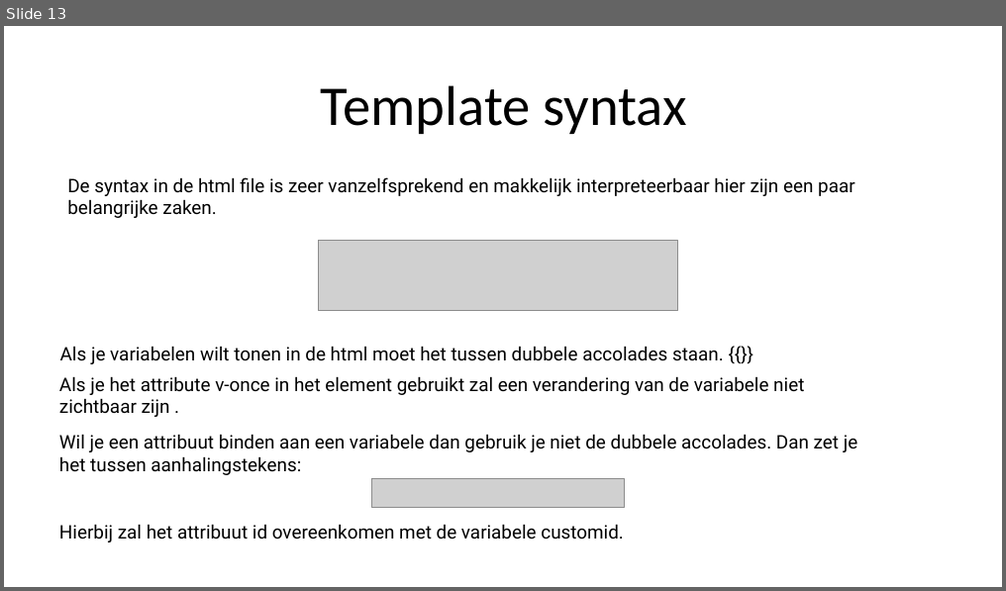
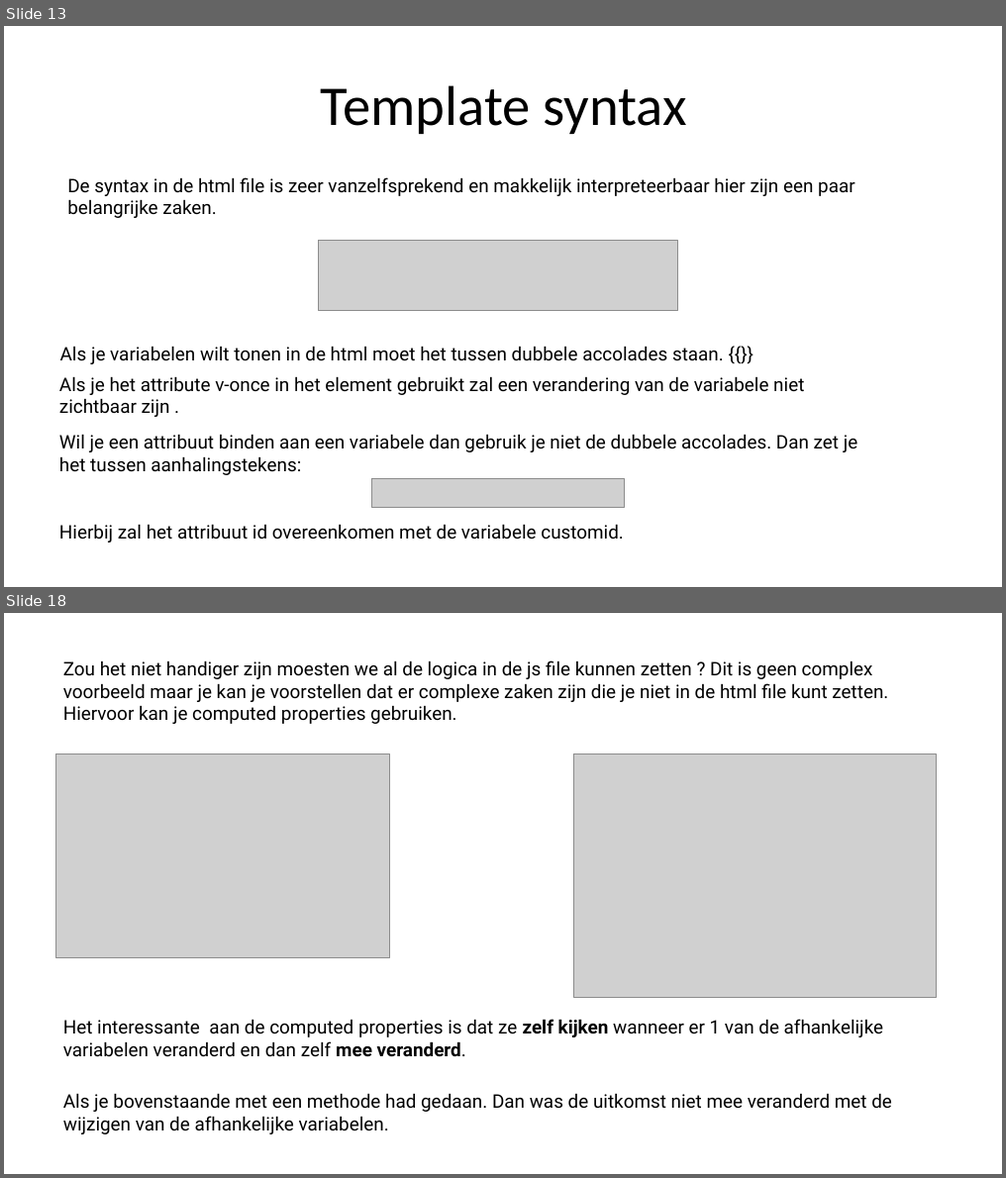
Before and after one commit to sepperenty/web-research-3, a slide deck: newTech/slideshow.pptx. Shown one above the other, each under a label of ours: slide 13 before the commit, slides 13 and 18 after it; the slides between them are not shown. The pictures are 1006x591 and 1006x1178 pixels, drawn with LibreOffice and Linux fonts; fonts in the diff are those of the drawing; grey boxes stand for pictures. Boxes give left, top, right and bottom in pixels: in the first picture for what was removed or moved away, otherwise in the second. Text is boxed around its words. In the diff, an @@ line names an element or a change of style, - is before the commit and + after.

```diff
--- a/newTech/slideshow.pptx
+++ b/newTech/slideshow.pptx
@@ slide 18 added at [4, 613, 1002, 1174], background #FFFFFF @@
@@ text added at [63, 661, 888, 724], 18 pt, text #000000 @@
+Zou het niet handiger zijn moesten we al de logica in de js file kunnen zetten ? Dit is geen complex voorbeeld maar je kan je voorstellen dat er complexe zaken zijn die je niet in de html file kunt zetten. Hiervoor kan je computed properties gebruiken.
@@ picture added at [55, 754, 389, 958] @@
@@ picture added at [573, 754, 936, 997] @@
@@ text added at [63, 1019, 883, 1058], 18 pt, text #000000 @@
+Het interessante aan de computed properties is dat ze zelf kijken wanneer er 1 van de afhankelijke variabelen veranderd en dan zelf mee veranderd.
@@ text added at [63, 1093, 892, 1135], 18 pt, text #000000 @@
+Als je bovenstaande met een methode had gedaan. Dan was de uitkomst niet mee veranderd met de wijzigen van de afhankelijke variabelen.
```
Also in this commit, not shown: 1 slide changed, 11 other slides added, 1 slide removed, 15 other files.
